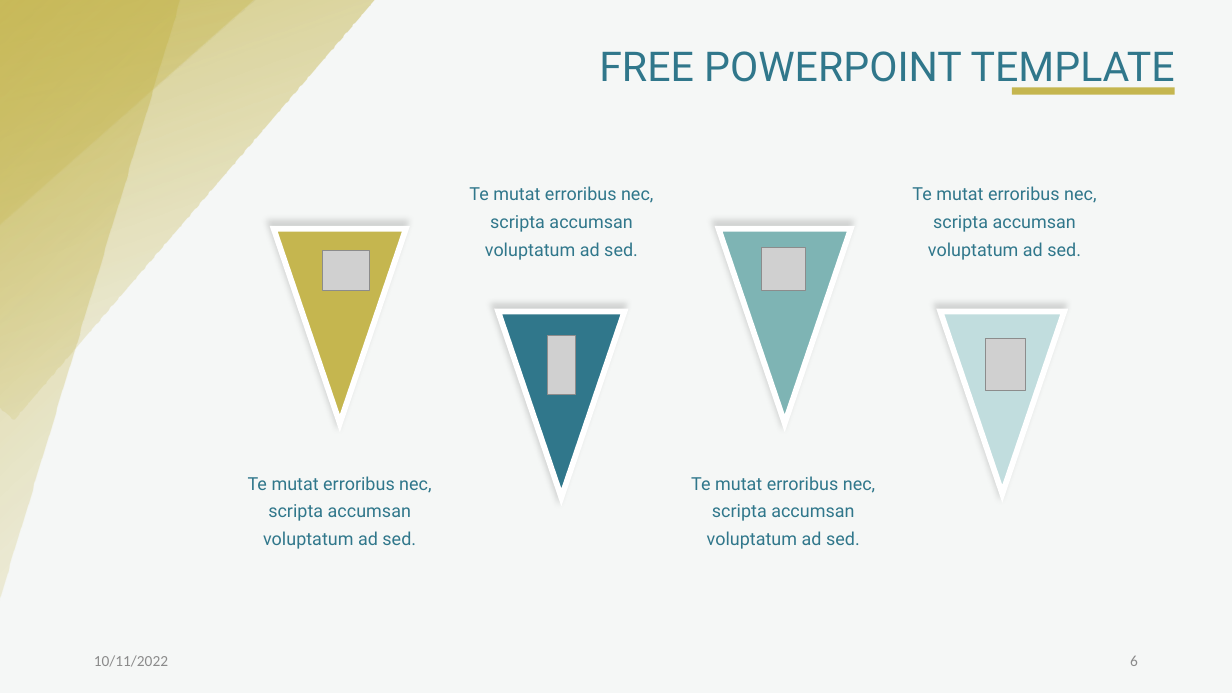
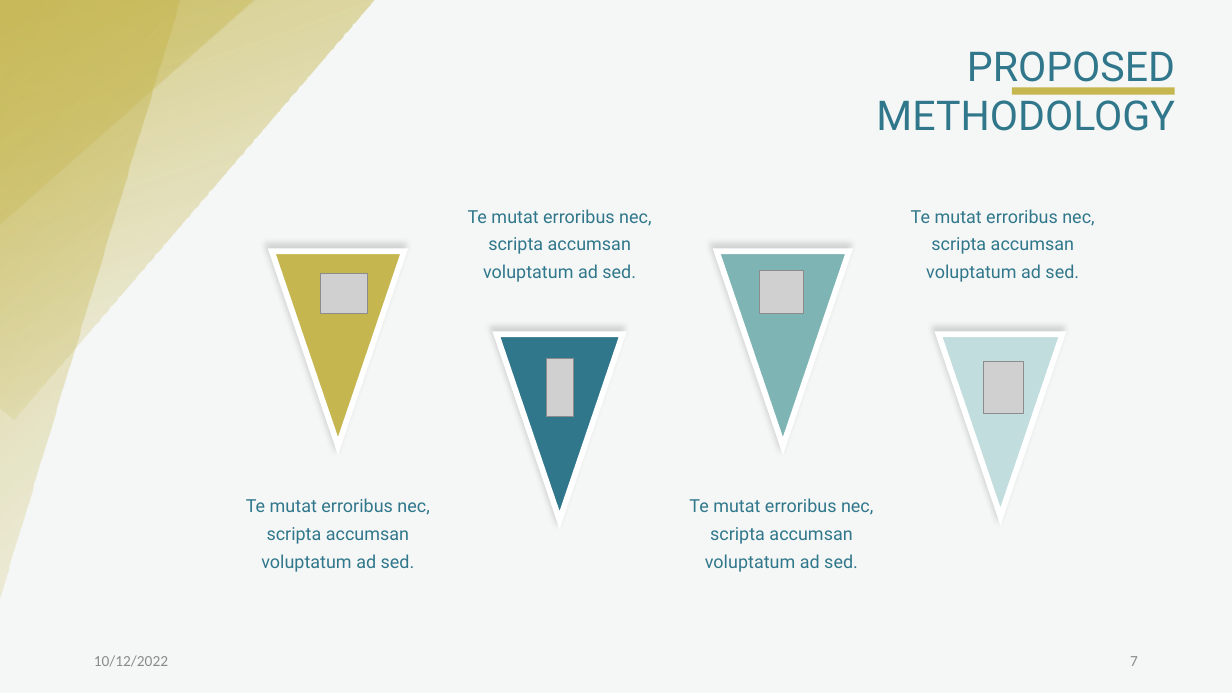
Before and after one commit to Winter-Soren/ConferencePaper-CHRIST-University, a slide deck: slide 7 of PPT/Morph PPT slides.pptx (slide 6 before the commit). Drawn at 1232x693 pixels with LibreOffice and Linux fonts; fonts in the diff are those of the drawing; grey boxes stand for pictures. Boxes give left, top, right and bottom in pixels: in the first picture for what was removed or moved away, otherwise in the second. Text is boxed around its words. In the diff, an @@ line names an element or a change of style, - is before the commit and + after.

```diff
--- a/PPT/Morph PPT slides.pptx
+++ b/PPT/Morph PPT slides.pptx
@@ text at box(876, 51, 1175, 131): text changed @@
-FREE POWERPOINT TEMPLATE
+PROPOSED
+METHODOLOGY
@@ 4 texts, 4 triangles, 3 pictures: place and size @@
-4 texts, 4 triangles, 3 pictures at box(248, 186, 1096, 549)
+4 texts, 4 triangles, 3 pictures at box(246, 209, 1094, 572)
@@ picture: place and size @@
-picture at box(985, 339, 1026, 391)
+picture at box(983, 361, 1024, 413)
@@ text at box(94, 655, 168, 667): text changed @@
-10/11/2022
+10/12/2022
@@ page number at box(1130, 656, 1138, 666): text changed @@
-6
+7
```
Also in this commit, not shown: 10 other slides changed, 2 slides added, 17 slides removed.
